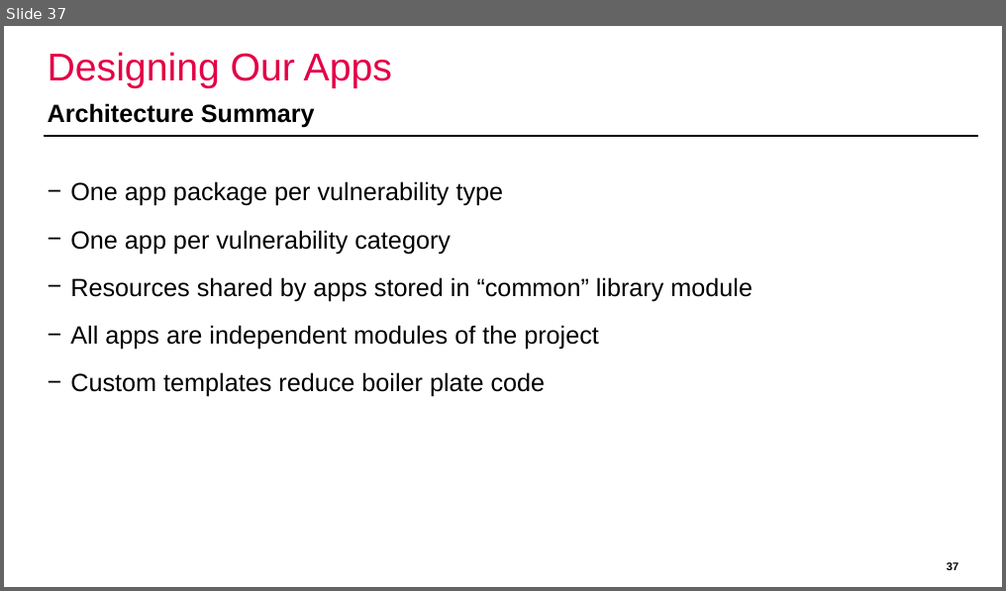
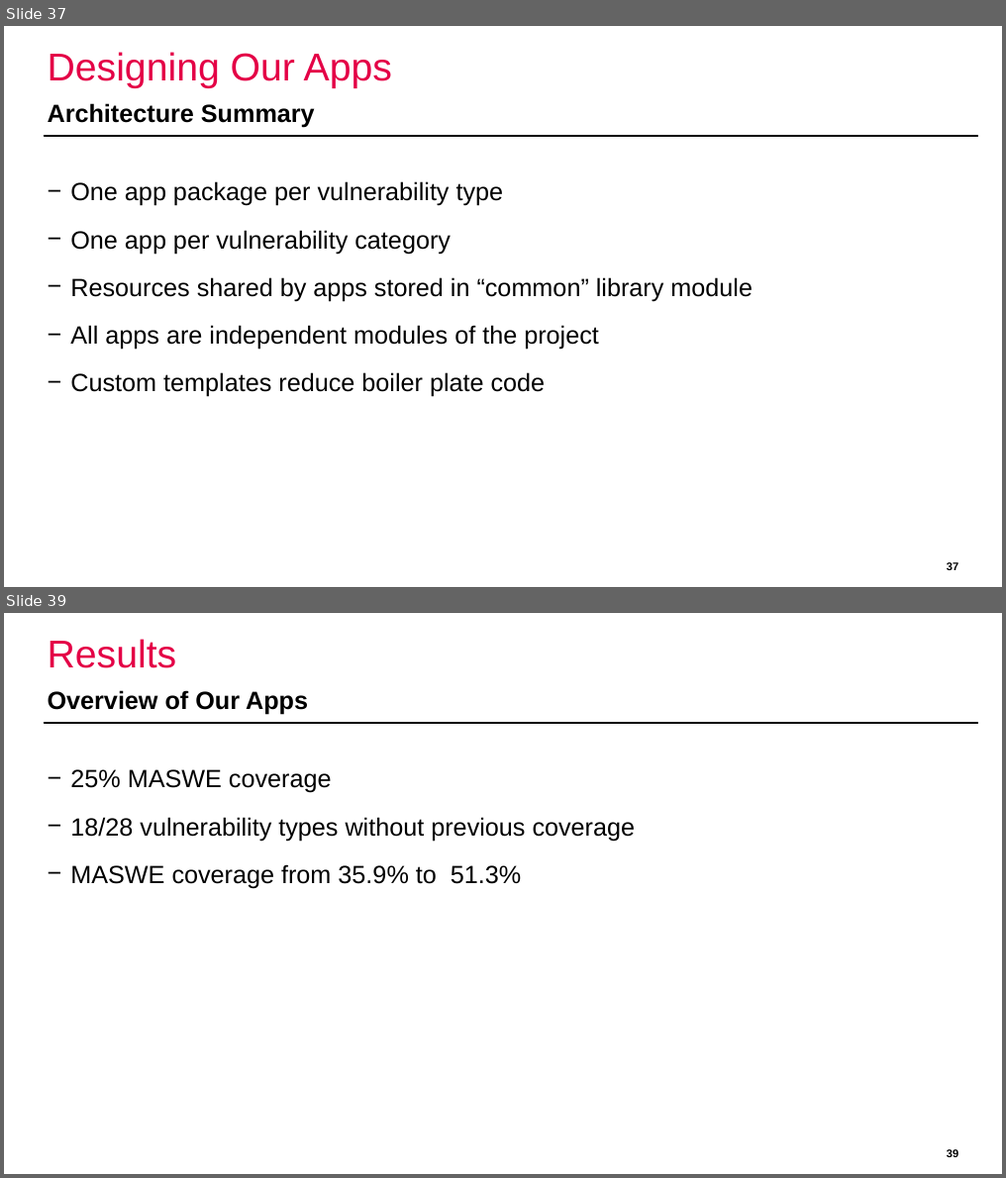
Before and after one commit to domi-cmd/Reference_Application_for_OWASP_MASTG, a slide deck: dev_documents/presentation/ba_thesis_presentation_kronig.pptx. Shown one above the other, each under a label of ours: slide 37 before the commit, slides 37 and 39 after it; the slides between them are not shown. The pictures are 1006x591 and 1006x1178 pixels, drawn with LibreOffice and Linux fonts; fonts in the diff are those of the drawing; background and template pictures are left out. Boxes give left, top, right and bottom in pixels: in the first picture for what was removed or moved away, otherwise in the second. Text is boxed around its words. In the diff, an @@ line names an element or a change of style, - is before the commit and + after.

Commit message:
Added results, outlook and conclusion section to my powerpoint. Now only the Introduction is missing. Test run shows that powerpoint is vastly too long.

```diff
--- a/dev_documents/presentation/ba_thesis_presentation_kronig.pptx
+++ b/dev_documents/presentation/ba_thesis_presentation_kronig.pptx
@@ slide 39 added at <box>4,613,1002,1174</box>, background #FFFFFF; not listed: 1 template element that a slide beside it also shows @@
@@ title added at <box>48,639,177,668</box>, 28 pt, text #E40046 @@
+Results
@@ text added at <box>48,690,308,715</box>, 18 pt, text #000000, bold @@
+Overview of Our Apps
@@ text added at <box>70,769,636,888</box>, 18 pt, text #000000 @@
+− 25% MASWE coverage
+− 18/28 vulnerability types without previous coverage
+− MASWE coverage from 35.9% to 51.3%
@@ page number added at <box>946,1149,958,1159</box>, 8 pt, text #000000, bold @@
+39
```
Also in this commit, not shown: 10 other slides added, 3 slides removed.
